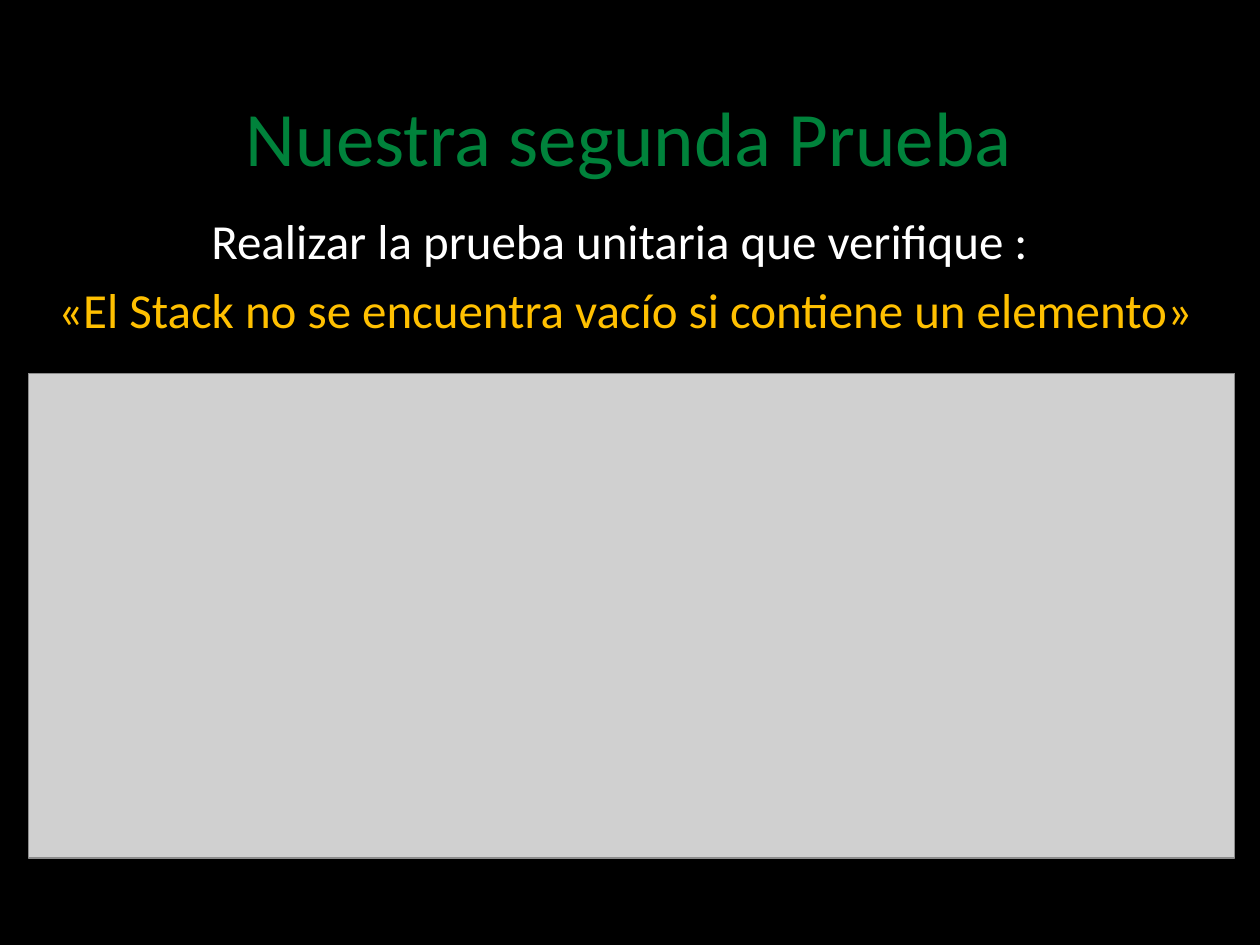
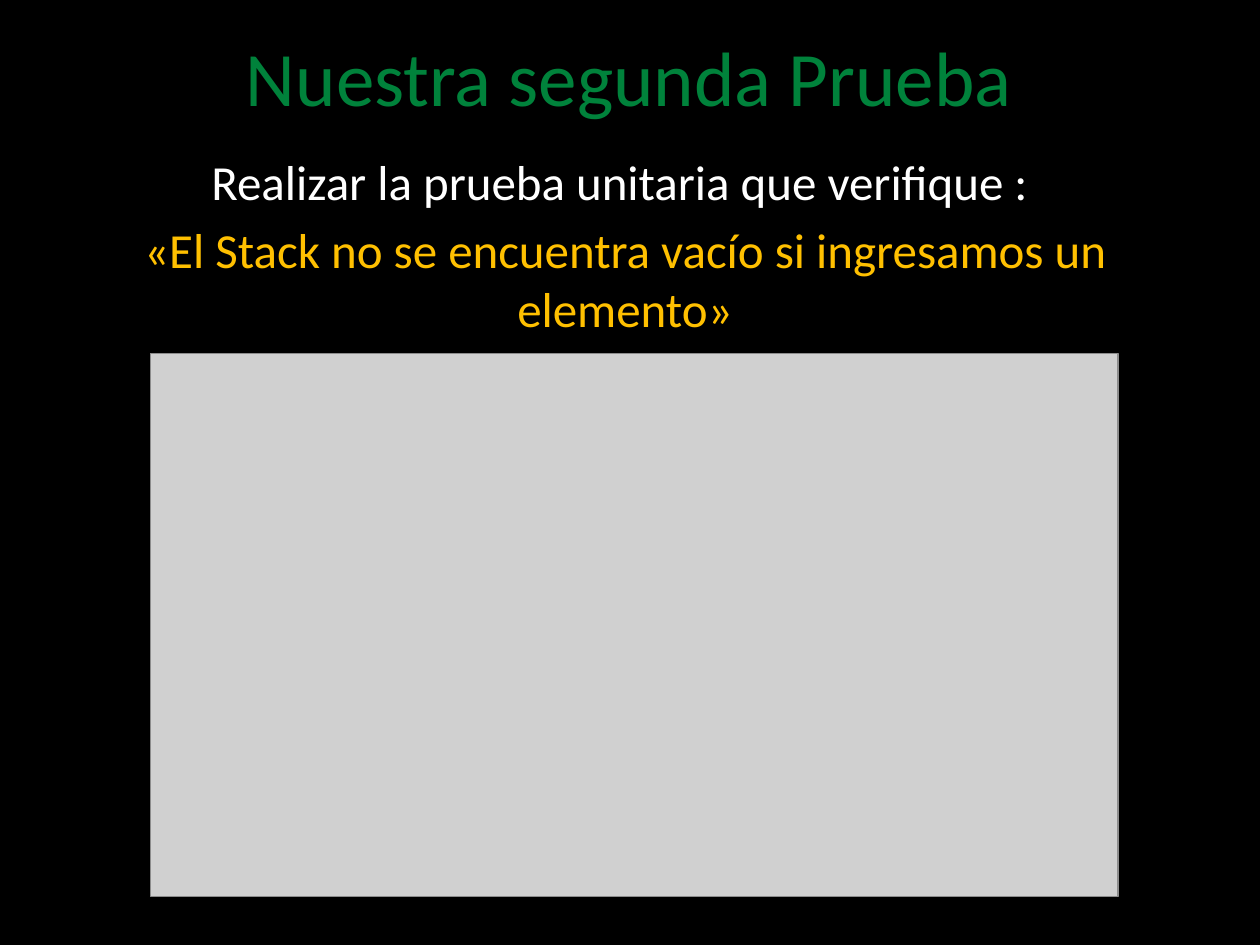
Before and after one commit to angelnunezsalazar/Test-Automation-NET, a slide deck: slide 28 of Diapositivas/Test Automation .NET.pptx (slide 27 before the commit). Drawn at 1260x945 pixels with LibreOffice and Linux fonts; fonts in the diff are those of the drawing; grey boxes stand for pictures; background and template pictures are left out. Boxes give left, top, right and bottom in pixels: in the first picture for what was removed or moved away, otherwise in the second. Text is boxed around its words. In the diff, an @@ line names an element or a change of style, - is before the commit and + after.

```diff
--- a/Diapositivas/Test Automation .NET.pptx
+++ b/Diapositivas/Test Automation .NET.pptx
@@ text "Nuestra segunda Prueba": place and size @@
-text "Nuestra segunda Prueba" at <box>246,112,1011,179</box>
+text "Nuestra segunda Prueba" at <box>246,52,1011,119</box>
@@ text "Realizar la prueba unitaria que ...": place and size @@
-text "Realizar la prueba unitaria que ..." at <box>58,225,1192,329</box>
+text "Realizar la prueba unitaria que ..." at <box>144,166,1106,277</box>
@@ text at <box>144,234,1106,277</box>: text changed @@
-«El Stack no se encuentra vacío si contiene un elemento»
+«El Stack no se encuentra vacío si ingresamos un elemento»
@@ picture: place and size @@
-picture at <box>29,373,1235,858</box>
+picture at <box>151,354,1119,897</box>
```
Also in this commit, not shown: 4 other slides changed, 13 slides added, 5 slides removed, 45 other files.
